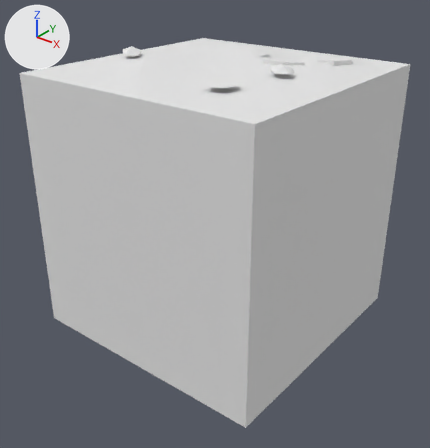
One commit to the FBX model Assets/Tiles/Blend/Blend Dark Rock 4.fbx: the scene before it, then after it.
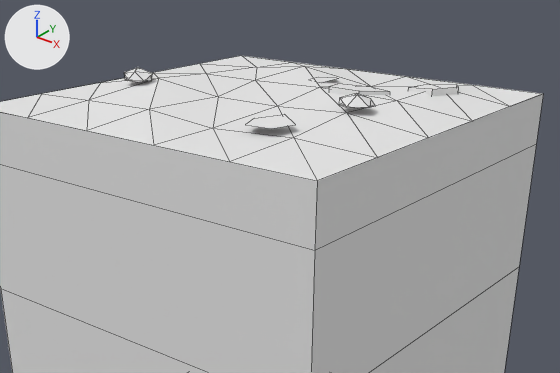
Each version appears first whole from a camera (50 mm lens) standing at (2.68, -3.43, 1.91) and looking at (0.05, -0.14, -0.12), and next in a close-up on the part from 9% to 98% of the width and 0% to 57% of the height. Lighting does not change. The marker at upper left points along +X, +Y and +Z. The last two pictures show the newer version. The close-ups show mesh edges as thin lines. Where no turn or scale is listed for an object, it has been applied to the vertices. Vertices at exactly the same position are counted once.

Before the edit, the objects in view are built like this:
```python
me_blend_dark_rock_4 = bpy.data.meshes.new('Blend Dark Rock 4')
me_blend_dark_rock_4.from_pydata(...)  # 102 vertices, 117 faces; spans x -1.0..1.0, y -1.0..1.0, z -1.0..1.17
me_blend_dark_rock_4.materials.append(mat_tileworld_tiles)  # its picture is missing
ob_blend_dark_rock_4 = bpy.data.objects.new('Blend Dark Rock 4', me_blend_dark_rock_4)
ob_blend_dark_rock_4.location = (0.0, 0.0, 0.0)
```
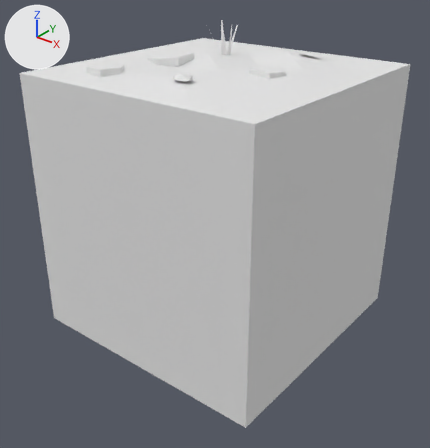
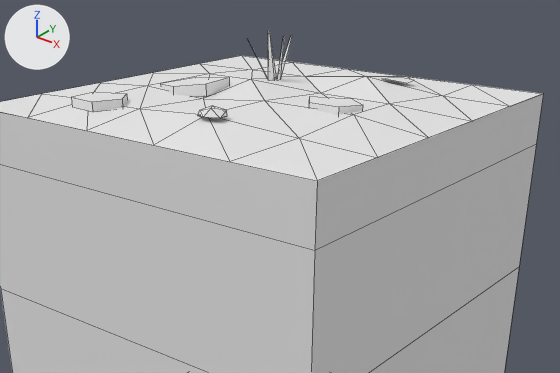
Changed parts and their boxes [x1, y1, x2, y2] in the close-ups (560 x 373 px; the box of a moved part takes in the faces that stretch with it):
'Blend Dark Rock 4', reshaped: before [0, 56, 543, 373]; after [0, 30, 543, 373]
part 1 of me_blend_dark_rock_4, moved or reshaped: before [321, 77, 338, 82]; after [383, 77, 413, 83]
part 2 of me_blend_dark_rock_4, deleted: before [124, 67, 153, 83]
part 3 of me_blend_dark_rock_4, deleted: before [339, 93, 375, 109]
part 4 of me_blend_dark_rock_4, deleted: before [408, 85, 458, 96]
part 5 of me_blend_dark_rock_4, deleted: before [245, 114, 296, 129]
part 6 of me_blend_dark_rock_4, reshaped: before [91, 56, 510, 181]; after [71, 30, 510, 181]

The change in detail:
me_blend_dark_rock_4 is used by ob_blend_dark_rock_4; location (0.0, 0.0, 0.0).
me_blend_dark_rock_4 had 102 vertices, 117 faces and spanned x -1.0..1.0, y -1.0..1.0, z -1.0..1.17.
me_blend_dark_rock_4 now has 115 vertices, 107 faces and spans x -1.0..1.0, y -1.0..1.0, z -1.0..1.35.
me_blend_dark_rock_4 part 1: the loose piece of 5 vertices spanning x -0.02..0.13, y 0.34..0.5, z 1.09..1.11 is turned -105.4 degrees about the z axis through its middle and scaled by 1.07, then moved by (0.3, 0.22, 0.0).
me_blend_dark_rock_4 part 2: the loose piece of 12 vertices spanning x -0.73..-0.55, y -0.34..-0.17, z 1.1..1.17 is deleted.
me_blend_dark_rock_4 part 3: the loose piece of 12 vertices spanning x 0.5..0.66, y -0.18..-0.03, z 1.1..1.16 is deleted.
me_blend_dark_rock_4 part 4: the loose piece of 10 vertices spanning x 0.52..0.75, y 0.38..0.67, z 1.04..1.13 is deleted.
me_blend_dark_rock_4 part 5: the loose piece of 5 vertices spanning x 0.33..0.54, y -0.64..-0.44, z 1.09..1.11 is deleted.
Part 6, on me_blend_dark_rock_4:
9 vertices are removed from x 0.2..0.5, y 0.15..0.4, z 1.04..1.12.
6 faces are deleted.
17 vertices move from x -0.65..0.64, y -0.65..0.64, z 1.05..1.12 to x -0.61..0.63, y -0.64..0.63, z 1.05..1.3.
53 vertices are added at x -0.59..0.57, y -0.79..0.38, z 1.03..1.35.
8 new vertices lie (0.0, 0.0, 0.06) away from vertices in x -0.56..0.55, y -0.26..0.03, z 1.03..1.07.
43 new faces join them.
